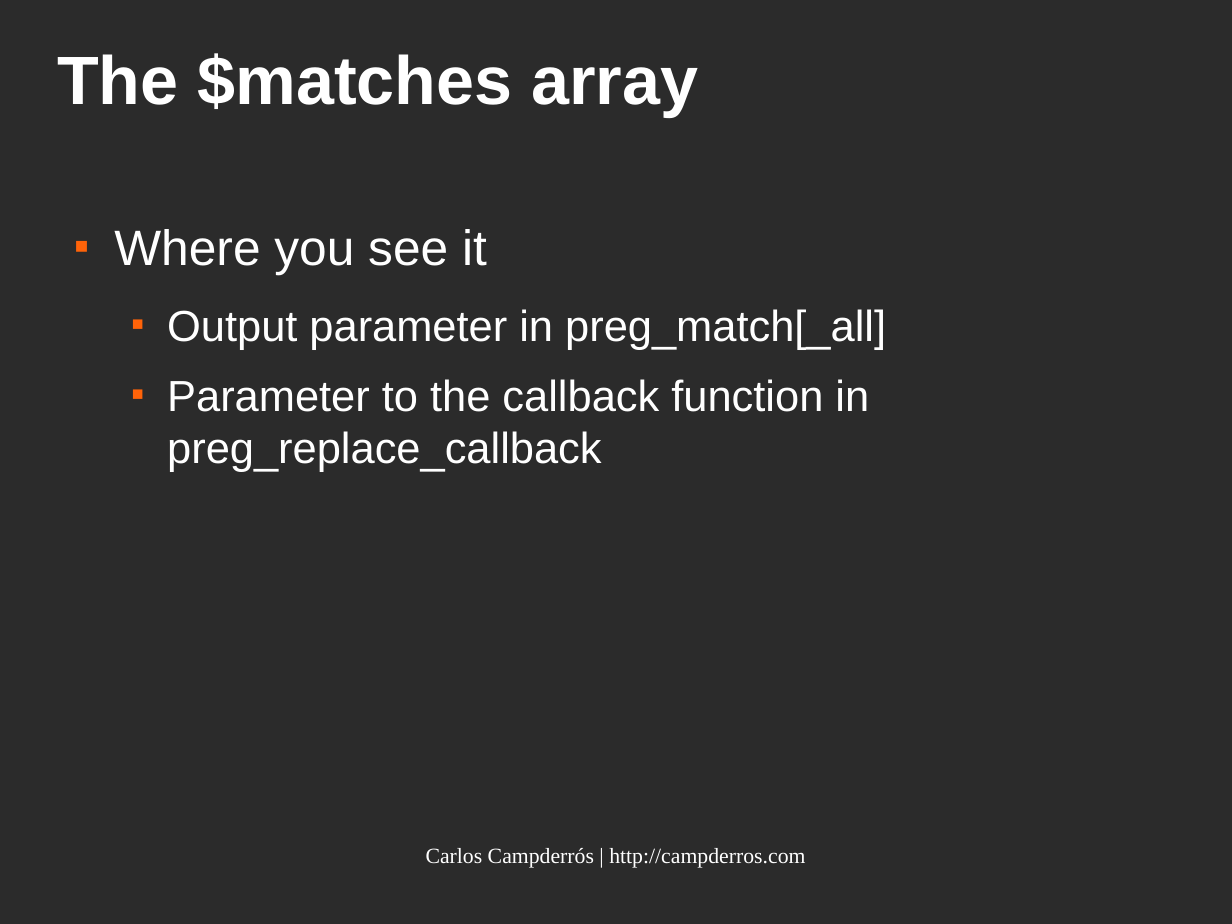
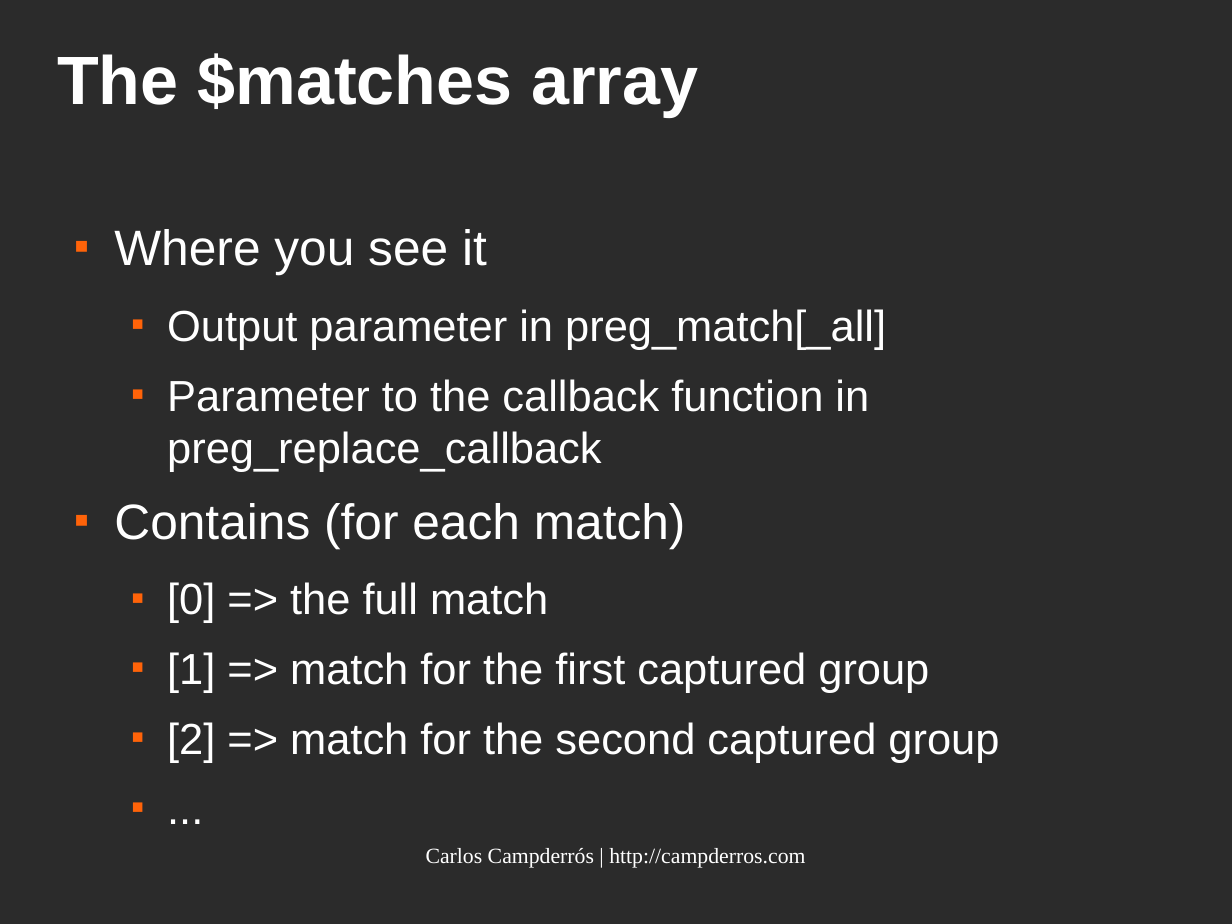
Before and after one commit to kampde/phpRegexTest, a slide deck: slide 28 of regular_expressions.odp (slide 24 before the commit). Drawn at 1232x924 pixels with LibreOffice and Linux fonts; fonts in the diff are those of the drawing; background and template pictures are left out; a plain dark background stands for a picture behind light text. Boxes give left, top, right and bottom in pixels: in the first picture for what was removed or moved away, otherwise in the second. Text is boxed around its words. In the diff, an @@ line names an element or a change of style, - is before the commit and + after.

```diff
--- a/regular_expressions.odp
+++ b/regular_expressions.odp
@@ text at <box>114,503,999,763</box>: paragraphs added @@
+■ Contains (for each match)
+  ■ [0] => the full match
+  ■ [1] => match for the first captured group
+  ■ [2] => match for the second captured group
+  ■ ...
```
Also in this commit, not shown: 8 slides added.
